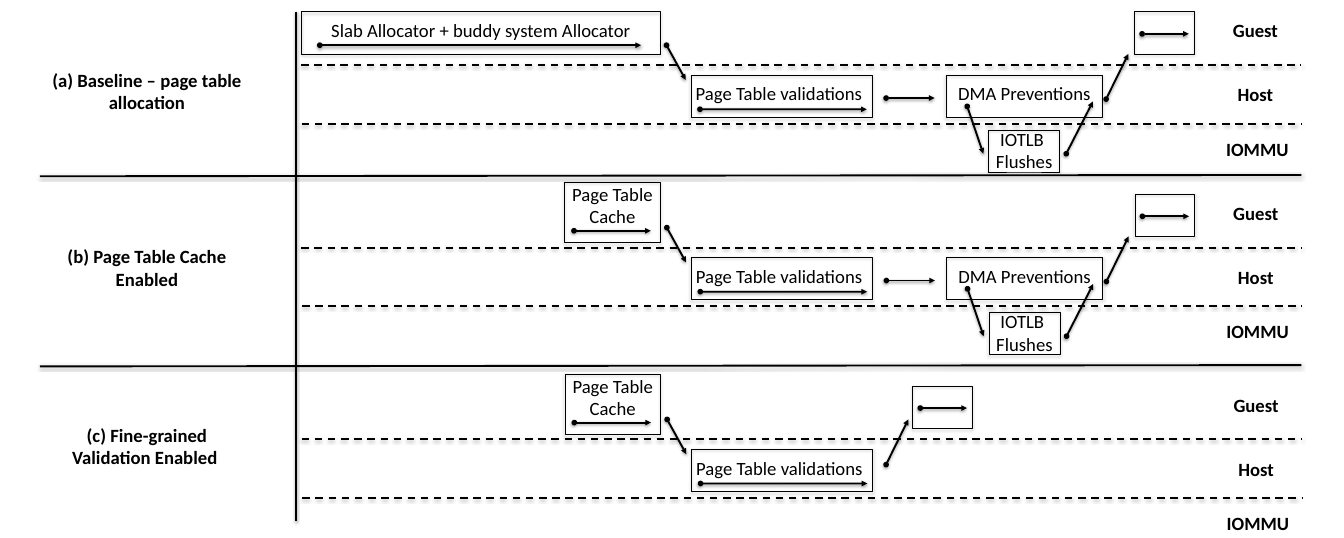
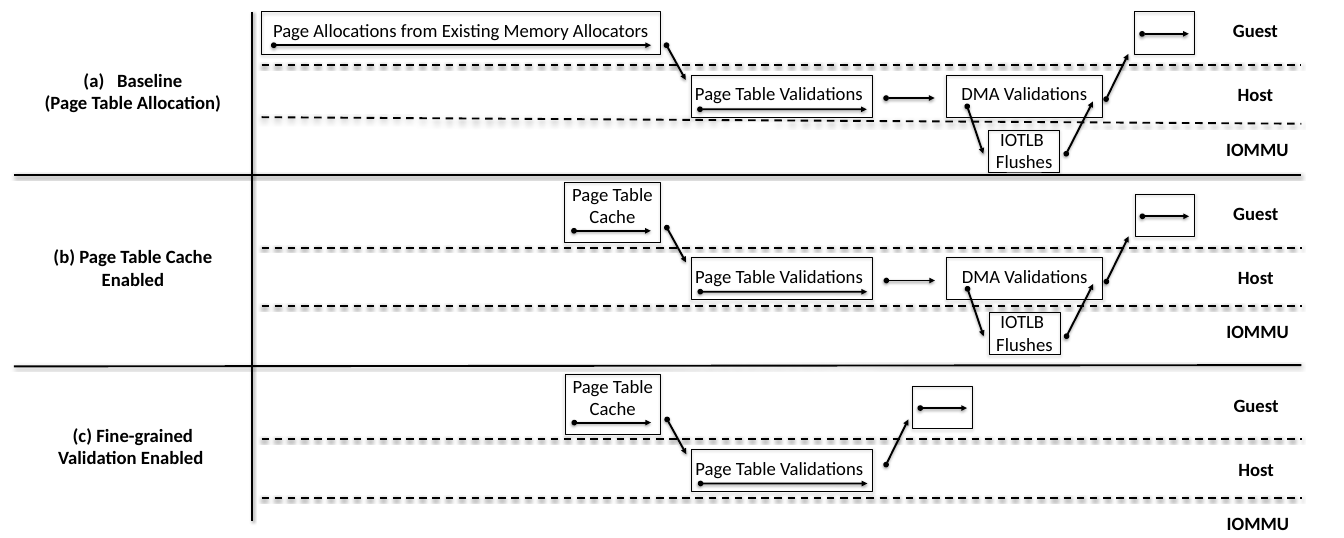
Before and after one commit to strongerwill/FastIO, a slide deck: slide 1 of doc/paper/image/overview/overview.pptx. Drawn at 1344x538 pixels with LibreOffice and Linux fonts; fonts in the diff are those of the drawing. Boxes give left, top, right and bottom in pixels: in the first picture for what was removed or moved away, otherwise in the second. Text is boxed around its words. In the diff, an @@ line names an element or a change of style, - is before the commit and + after.

```diff
--- a/doc/paper/image/overview/overview.pptx
+++ b/doc/paper/image/overview/overview.pptx
@@ line moved from (296, 12) - (296, 520) to (252, 12) - (252, 520) @@
@@ rectangle: place and size @@
-rectangle at box(302, 12, 660, 54)
+rectangle at box(261, 12, 660, 54)
@@ text at box(273, 24, 648, 43): text changed @@
-Slab Allocator + buddy system Allocator
+Page Allocations from Existing Memory Allocators
@@ double arrow moved from (320, 45) - (641, 45) to (274, 45) - (651, 45) @@
@@ text at box(45, 74, 221, 112): text changed @@
-(a) Baseline – page table allocation
+(a) Baseline
+(Page Table Allocation)
@@ line moved from (301, 65) - (1302, 65) to (261, 65) - (1302, 65) @@
@@ text at box(695, 87, 863, 104): text changed @@
-Page Table validations
+Page Table Validations
@@ text at box(961, 87, 1087, 106): text changed @@
-DMA Preventions
+DMA Validations
@@ line moved from (302, 124) - (1302, 124) to (261, 117) - (1302, 124) @@
@@ line moved from (40, 176) - (1302, 175) to (14, 175) - (1302, 175) @@
@@ text "(b) Page Table Cache Enabled": place and size @@
-text "(b) Page Table Cache Enabled" at box(67, 249, 226, 286)
+text "(b) Page Table Cache Enabled" at box(53, 249, 212, 286)
@@ line moved from (301, 247) - (1302, 247) to (261, 247) - (1302, 247) @@
@@ text at box(695, 270, 863, 287): text changed @@
-Page Table validations
+Page Table Validations
@@ text at box(962, 270, 1087, 289): text changed @@
-DMA Preventions
+DMA Validations
@@ line moved from (302, 306) - (1302, 306) to (261, 306) - (1302, 306) @@
@@ line moved from (40, 366) - (1302, 365) to (14, 366) - (1302, 365) @@
@@ text "(c) Fine-grained Validation Enabled": place and size @@
-text "(c) Fine-grained Validation Enabled" at box(72, 428, 217, 464)
+text "(c) Fine-grained Validation Enabled" at box(58, 428, 203, 464)
@@ line moved from (302, 439) - (1302, 439) to (261, 439) - (1302, 439) @@
@@ text at box(695, 462, 863, 479): text changed @@
-Page Table validations
+Page Table Validations
@@ line moved from (302, 497) - (1302, 497) to (261, 497) - (1302, 497) @@
```
Also in this commit, not shown: 1 other file.
